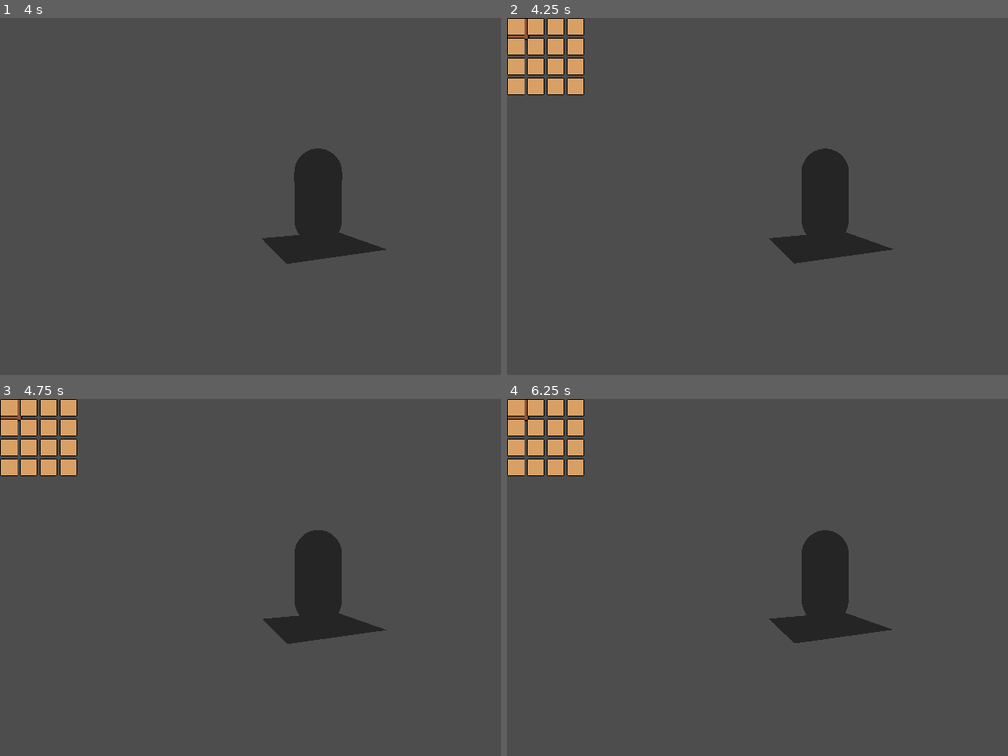
Above: before the commit, frames 1-4 (two rows, left to right).
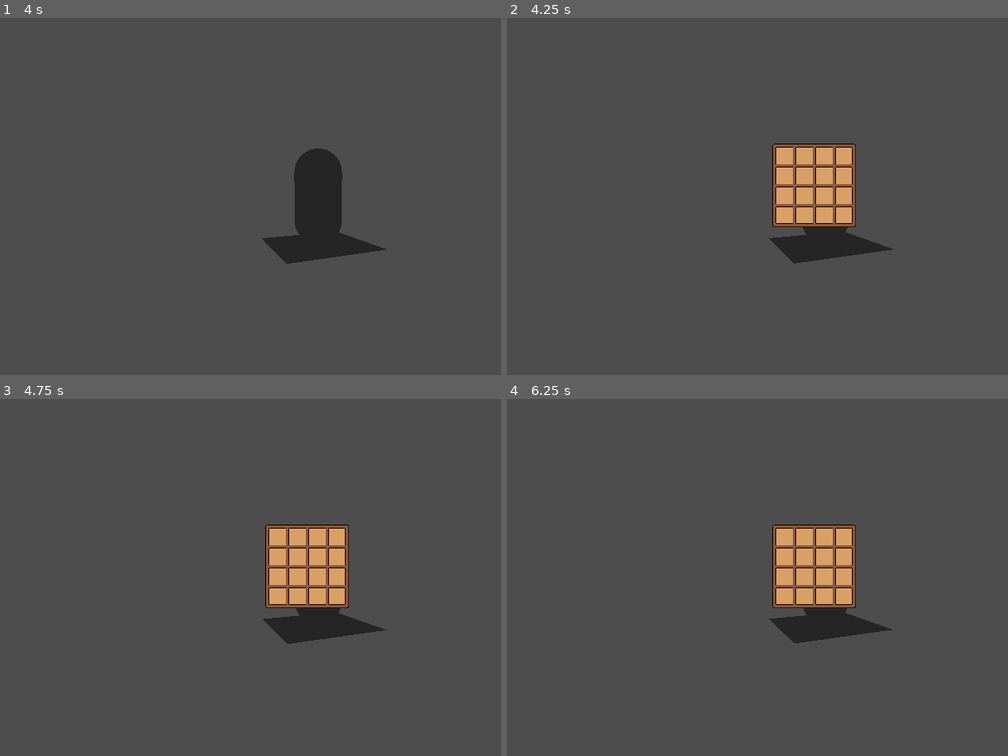
Above: after the commit, the same moments.

Repository: Into-The-Maze/arkanyx-nv
Game: Godot game, scene res://Scenes/world.tscn
Two runs of this game, one before a commit and one after it. Both use one fixed random seed, a clock stepped at 60 frames per second and the inputs below.
Inputs (mouse positions are in pixels of both pictures, inside the frame that each line leads up to):
- Up to frame 1 (4 s): move the mouse to (350, 196) at 0.52 s; move the mouse to (285, 196) at 1.27 s; move the mouse to (335, 189) at 2.02 s; move the mouse to (310, 203) at 2.77 s; tap Enter at 3.5 s; move the mouse to (365, 200) at 3.52 s
- Up to frame 2 (4.25 s): tap Tab (toggle_inventory) at 4.15 s
- Up to frame 3 (4.75 s): move the mouse to (270, 573) at 4.27 s
- Up to frame 4 (6.25 s): tap Space at 5 s; move the mouse to (832, 577) at 5.02 s; tap Enter at 5.75 s; move the mouse to (802, 570) at 5.77 s

Frame 1 is identical in both runs. In frame 2, 6.7% of the frame differs, in the area x 0-70%, y 0-59%; in frame 3, 6.7%; in frame 4, 6.7%.

Commit message:
Dynamic inventory background sizing

Diff:
--- a/Scenes/Inventory/inventory.tscn
+++ b/Scenes/Inventory/inventory.tscn
@@ -14,9 +14,18 @@
 
 [node name="Inventory_Background" type="NinePatchRect" parent="."]
 texture_filter = 1
-layout_mode = 0
-offset_right = 40.0
-offset_bottom = 40.0
+layout_mode = 1
+anchors_preset = 8
+anchor_left = 0.5
+anchor_top = 0.5
+anchor_right = 0.5
+anchor_bottom = 0.5
+offset_left = -20.0
+offset_top = -20.0
+offset_right = 20.0
+offset_bottom = 20.0
+grow_horizontal = 2
+grow_vertical = 2
 texture = ExtResource("2_i46gf")
 patch_margin_left = 4
 patch_margin_top = 4
@@ -25,5 +34,8 @@
 
 [node name="Grid" type="GridContainer" parent="Inventory_Background"]
 layout_mode = 0
-offset_right = 40.0
-offset_bottom = 40.0
+offset_left = 6.0
+offset_top = 6.0
+offset_right = 46.0
+offset_bottom = 46.0
+columns = 4
--- a/Scripts/Inventory/Inventory.gd
+++ b/Scripts/Inventory/Inventory.gd
@@ -2,7 +2,7 @@
 
 class_name Inventory
 
-signal inventory_update
+# signal inventory_update
 
 @export var inventory: Array[Inventory_Item]
 
@@ -10,6 +10,6 @@
   for i in range(inventory.size()):
     if inventory[i] == null:
       inventory[i] = item
-      inventory_update.emit()
+      # inventory_update.emit()
       return
   print_debug("inventory full") # todo! decide what to do here
--- a/Scripts/Inventory/Inventory_UI.gd
+++ b/Scripts/Inventory/Inventory_UI.gd
@@ -1,6 +1,7 @@
 extends Control
 
 @export var max_one_line_grid_size: int = 10
+@export var background_margin_size = 12
 @export var inventory_data: Inventory
 
 @onready var background = $Inventory_Background
@@ -10,7 +11,7 @@
 var is_open: bool
 
 func _ready():
-	self.connect("inventory_update", _on_inventory_update)
+	# self.connect("inventory_update", _on_inventory_update)
 
 	create()
 	update()
@@ -65,4 +66,11 @@
 
 	slots = grid.get_children()
 
-	#todo! resize background
+
+
+	background.size.x = background_margin_size + grid.size.x
+	background.size.y = background_margin_size + grid.size.y
+	background.size.x = background_margin_size + grid.size.x
+
+	background.position.x -= background.size.x / 2
+	background.position.y -= background.size.y / 2
